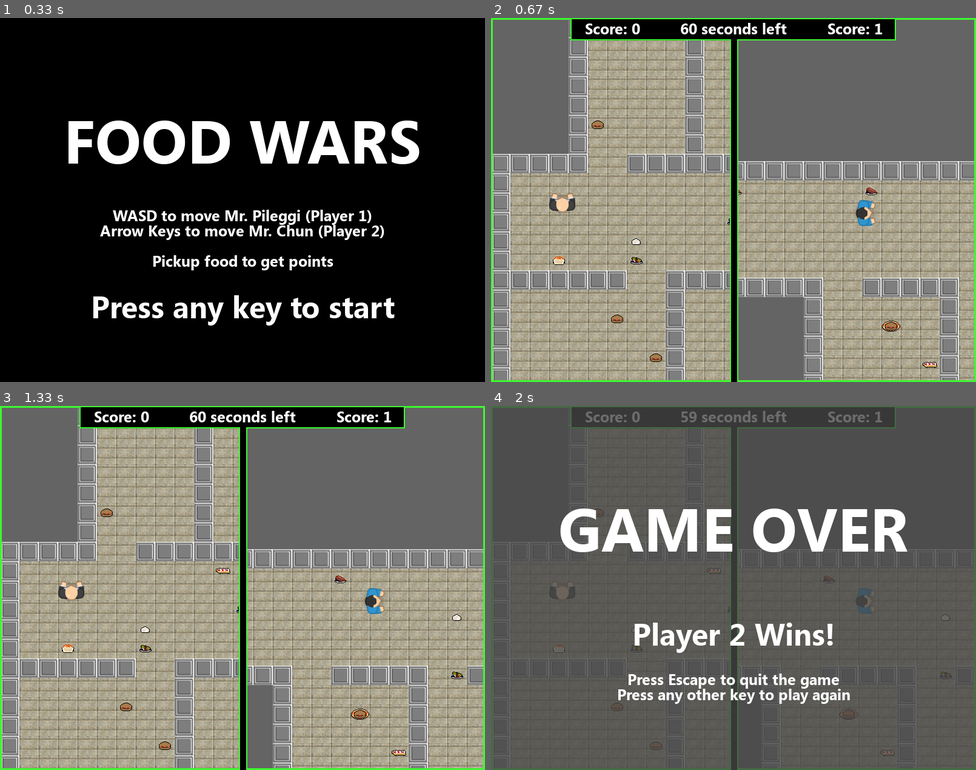
Above: before the commit, frames 1-4 (two rows, left to right).
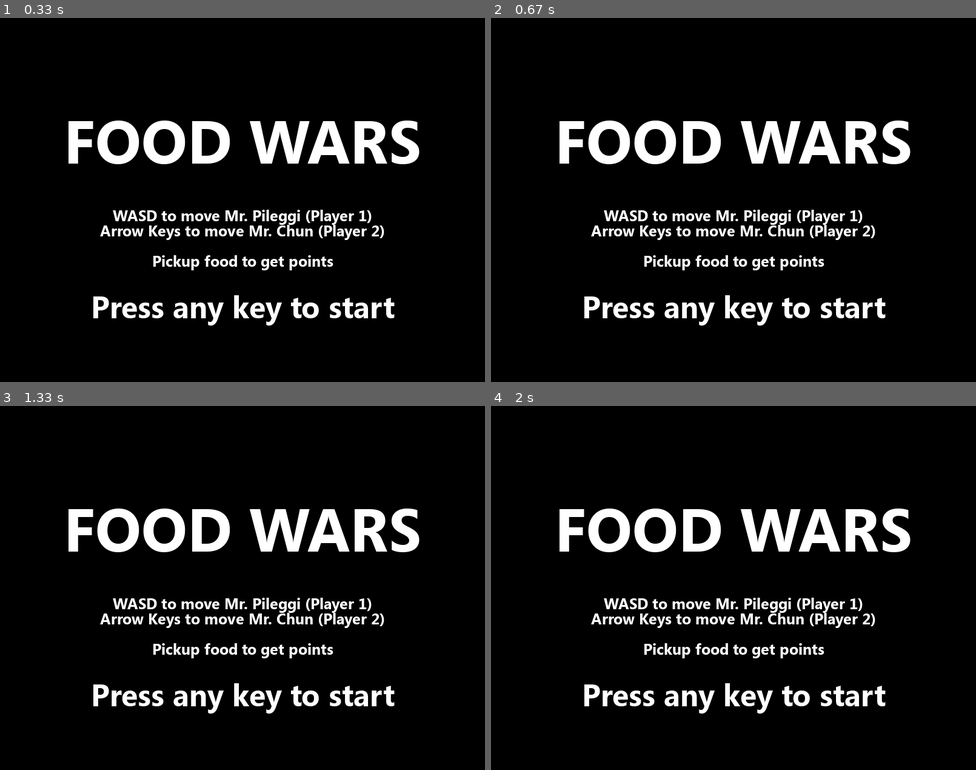
Above: after the commit, the same moments.

Repository: bly852/ICS3U1
Game: pygame game, started from (19.12.06) Culminating/game.py
Two runs of this game, one before a commit and one after it. Both use one fixed random seed, a clock stepped at 60 frames per second and the inputs below.
Inputs:
- Up to frame 1 (0.33 s): no input
- Up to frame 2 (0.67 s): hold Esc from 0.33 s (still down); hold Right from 0.33 s (still down)
- Up to frame 3 (1.33 s): release Esc at 0.8 s; release Right at 0.8 s
- Up to frame 4 (2 s): hold Esc from 1.83 s (still down); hold Right from 1.83 s (still down)

Frame 1 is identical in both runs. In frame 2, 96% of the frame differs, in the area x 0-100%, y 0-100%; in frame 3, 96%; in frame 4, 98%.

Commit message:
2 Second Delay to press key after game ends

Diff:
--- a/(19.12.06) Culminating/game.py
+++ b/(19.12.06) Culminating/game.py
@@ -11,6 +11,7 @@
 import pygame
 import random
 import sys
+import time
 from pygame.locals import *
 from settings import *
 from sprites import *
@@ -308,6 +309,7 @@
         """
         game loop that waits at the game over screen
         """
+        start_time = time.time()
         pygame.event.clear()
         waiting = True
         while waiting:
@@ -316,15 +318,17 @@
                 if event.type == QUIT:
                     waiting = False
                     self.quit()
-                # if escape is pressed quit the game, otherwise start new game
-                if event.type == KEYDOWN:
-                    if self.splashscreen == True:
-                        waiting = False
-                    else:
-                        if event.key == K_ESCAPE:
-                            self.quit()
+                if time.time() - start_time >= 2:
+                    # if escape is pressed quit the game, otherwise start new
+                    # game
+                    if event.type == KEYDOWN:
+                        if self.splashscreen == True:
+                            waiting = False
                         else:
-                            waiting = False
+                            if event.key == K_ESCAPE:
+                                self.quit()
+                            else:
+                                waiting = False
 
 
 game = Game()
